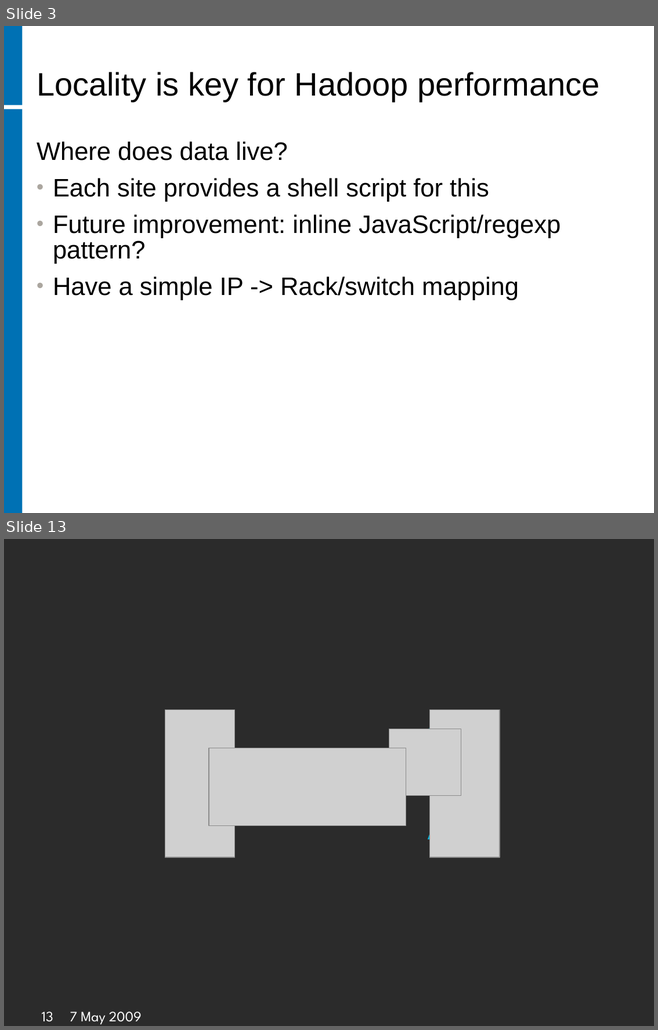
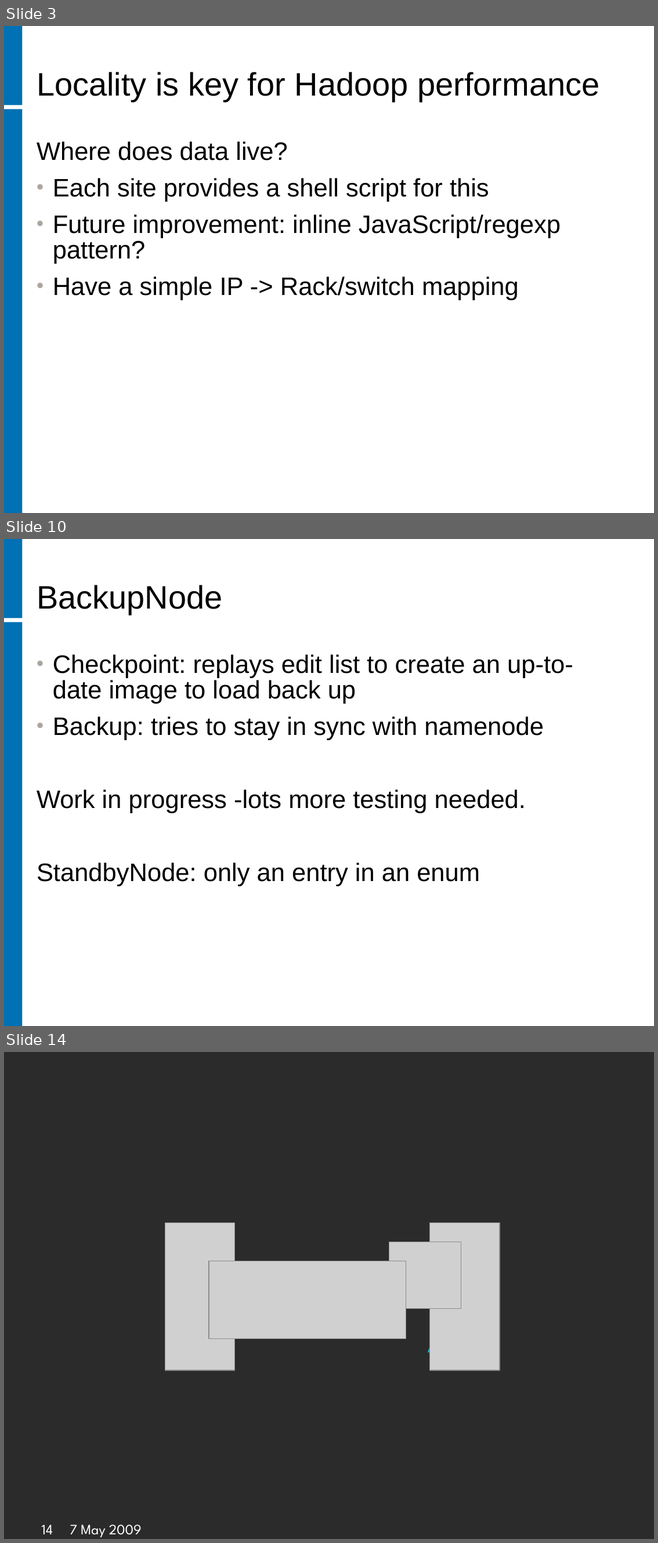
Before and after one commit to rhusar/smartfrog, a slide deck: core/components/hadoop/doc/hdfs-issues.ppt. Shown one above the other, each under a label of ours: slides 3 and 13 before the commit, slides 3, 10 and 14 after it; the slides between them are not shown. The pictures are 658x1030 and 658x1543 pixels, drawn with LibreOffice and Linux fonts; fonts in the diff are those of the drawing; grey boxes stand for pictures; background and template pictures are left out; a plain dark background stands for a picture behind light text. Boxes give left, top, right and bottom in pixels: in the first picture for what was removed or moved away, otherwise in the second. Text is boxed around its words. In the diff, an @@ line names an element or a change of style, - is before the commit and + after.

```diff
--- a/core/components/hadoop/doc/hdfs-issues.ppt
+++ b/core/components/hadoop/doc/hdfs-issues.ppt
@@ slide 10 added at (4, 539, 654, 1026), background #FFFFFF; not listed: 2 template elements that a slide beside it also shows @@
@@ title added at (36, 585, 223, 614), 36 pt, text #000000 @@
+BackupNode
@@ text added at (36, 654, 573, 886), 28 pt, text #000000 @@
+• Checkpoint: replays edit list to create an up-to-date image to load back up
+• Backup: tries to stay in sync with namenode
+Work in progress -lots more testing needed.
+StandbyNode: only an entry in an enum
@@ what was slide 13 is now slide 14 @@
@@ page number at (42, 1525, 53, 1535): text changed @@
-13
+14
```
Also in this commit, not shown: 1 slide changed, 29 other files.
